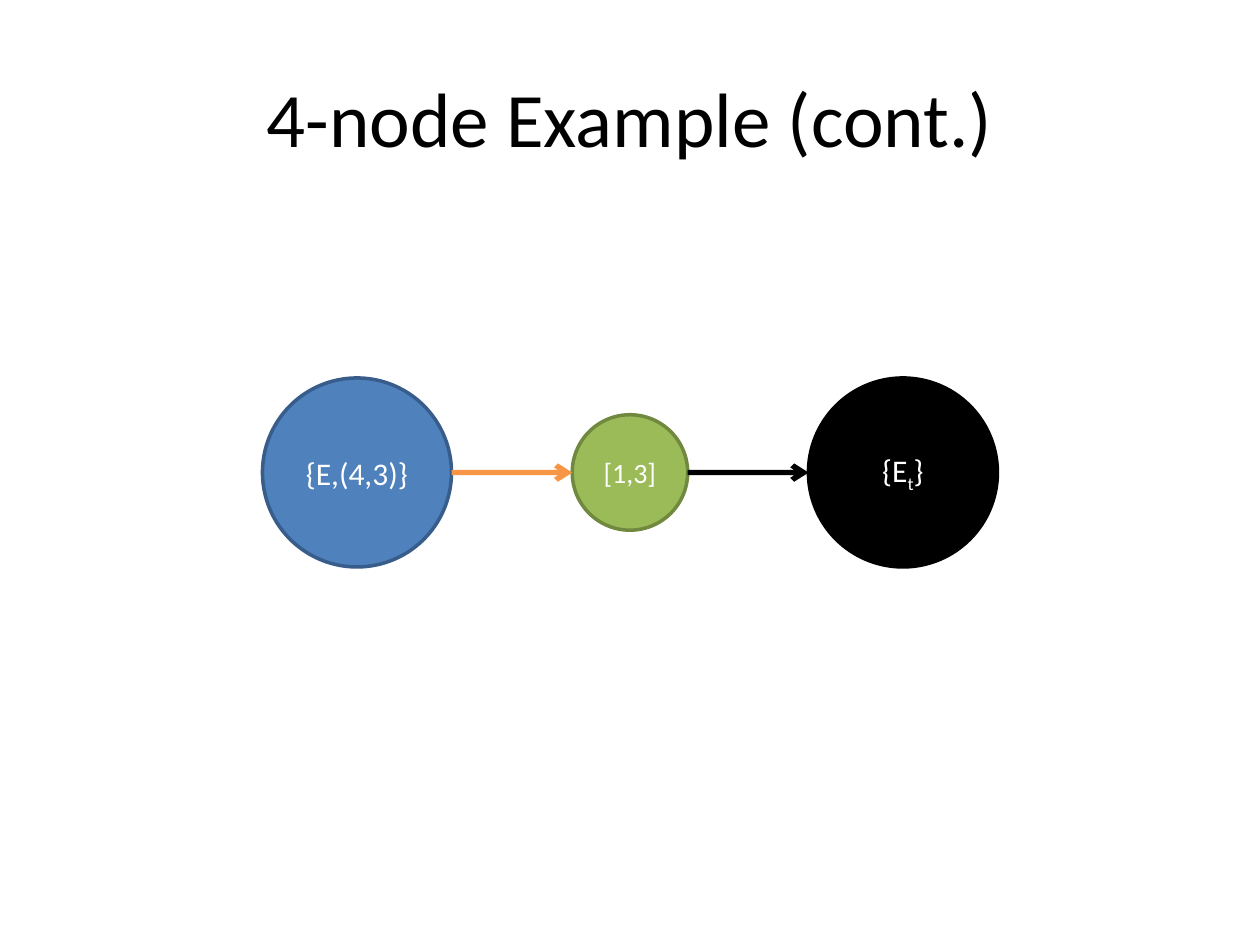
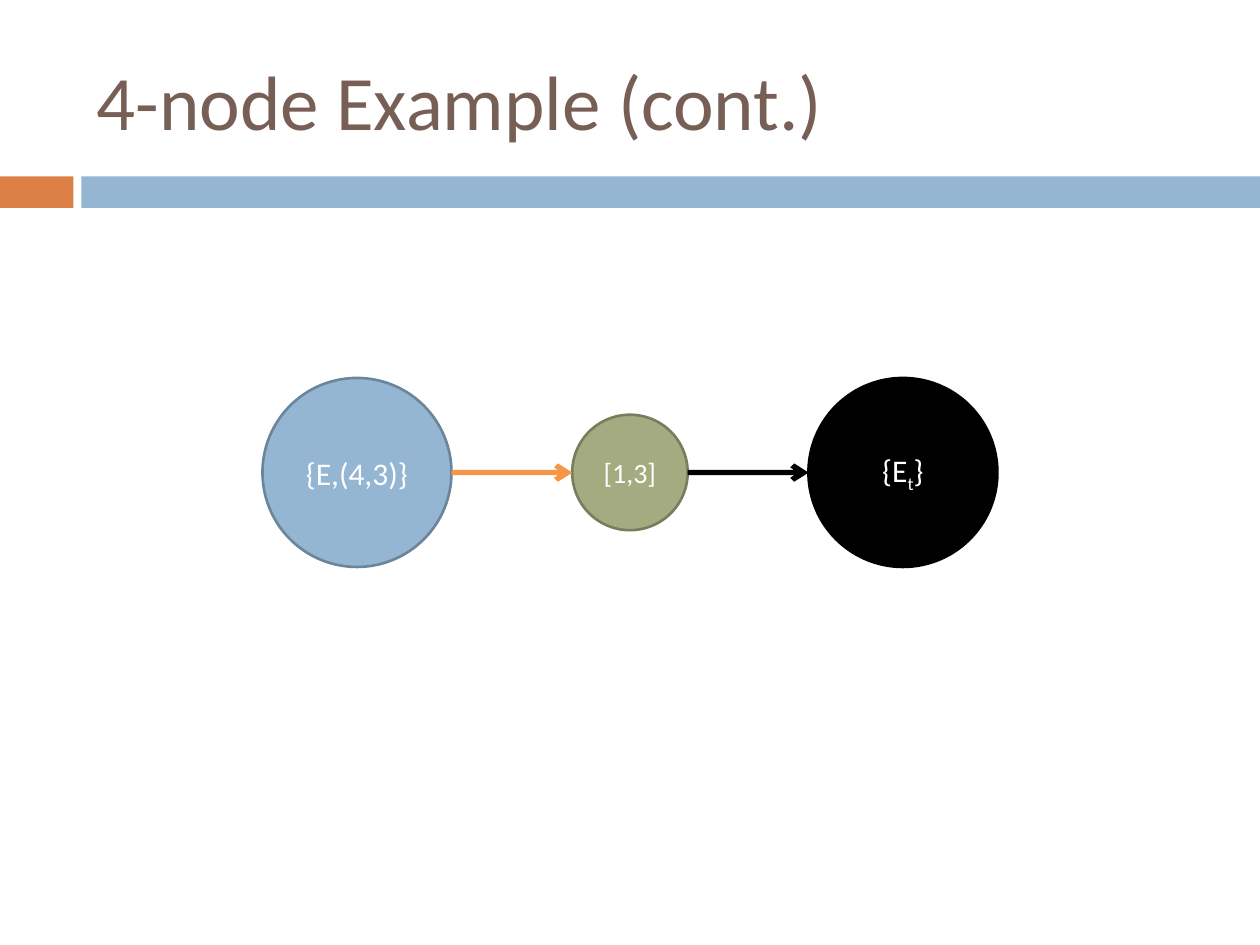
Before and after one commit to mazzas/School, a slide deck: slide 27 of SE4960/Journal Club/Minimum Latency Data Diffusion in Intermittently Connected Mobile.ppt. Drawn at 1260x945 pixels with LibreOffice and Linux fonts; fonts in the diff are those of the drawing. Boxes give left, top, right and bottom in pixels: in the first picture for what was removed or moved away, otherwise in the second. Text is boxed around its words. In the diff, an @@ line names an element or a change of style, - is before the commit and + after.

```diff
--- a/SE4960/Journal Club/Minimum Latency Data Diffusion in Intermittently Connected Mobile.ppt
+++ b/SE4960/Journal Club/Minimum Latency Data Diffusion in Intermittently Connected Mobile.ppt
@@ title "4-node Example (cont.)": place and size @@
-title "4-node Example (cont.)" at bbox=[267, 91, 992, 160]
+title "4-node Example (cont.)" at bbox=[97, 74, 822, 143]
@@ title "4-node Example (cont.)" at bbox=[97, 74, 822, 143]: text colour #000000 to #775F55; alignment centre to left @@
@@ rectangle added at bbox=[0, 176, 73, 208], fill #DD8047 @@
@@ rectangle added at bbox=[82, 176, 1260, 208], fill #94B6D2 @@
@@ ellipse "{E,(4,3)}" at bbox=[262, 378, 451, 567]: fill #4F81BD to #94B6D2; outline #385D8A 2.01 pt to #6B859A 1.5 pt @@
@@ ellipse "[1,3]" at bbox=[572, 415, 688, 530]: fill #9BBB59 to #A5AB81; outline #71893F 2.01 pt to #787D5D 1.5 pt @@
```
Also in this commit, not shown: 31 other slides changed, 5 slides added, 3 slides removed, 3 other files.
